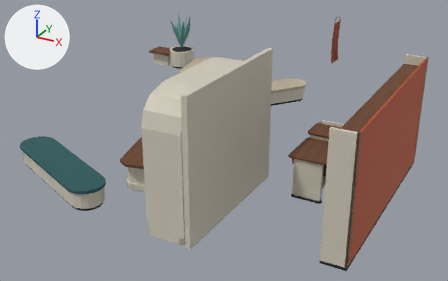
An edit to the glTF model external_packages/shopping_promenade_20261009/exports/SHOP_D09_P72_A106__fitout.glb, drawn before and after from the same camera.
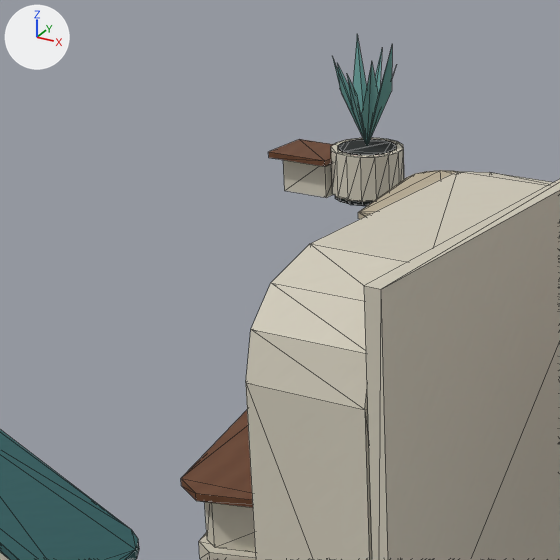
Each version is shown whole from a camera (50 mm lens) standing at (7.83, -13.26, 6.46) and looking at (0.74, -0.36, 0.01), then close up on the part from 13% to 55% of the width and 0% to 66% of the height. The lights are fixed; the arrows at upper left show +X, +Y and +Z. The older version's two pictures come first. The close-ups show mesh edges as thin lines. Vertices at exactly the same position are counted once.

Names of what the first close-up shows: 'SHOP_D09_P72_A106__fitout__dark_rubber', 'SHOP_D09_P72_A106__fitout__ivory_enamel', 'SHOP_D09_P72_A106__fitout__oatmeal_weave', 'SHOP_D09_P72_A106__fitout__quiet_teal', 'SHOP_D09_P72_A106__fitout__teal_weave', 'SHOP_D09_P72_A106__fitout__warm_walnut'.
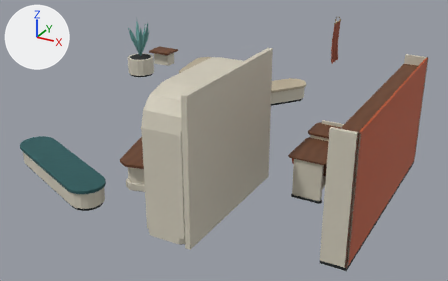
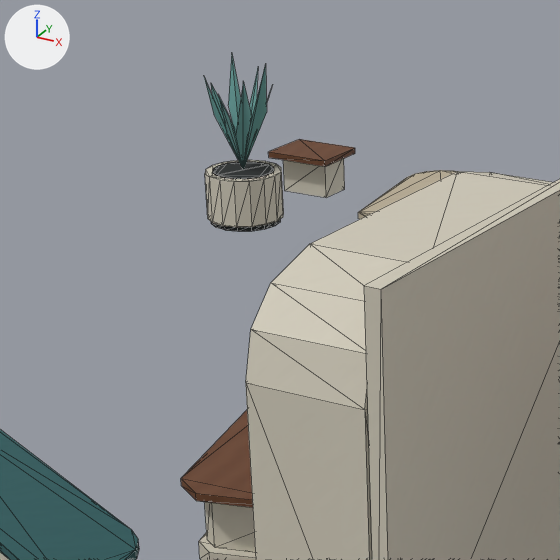
The change in detail:
me_shop_d09_p72_a106__fitout__dark_rubber is used by ob_shop_d09_p72_a106__fitout__dark_rubber; location (0.0, 0.0, 0.0).
me_shop_d09_p72_a106__fitout__dark_rubber had 272 vertices, 488 faces and spanned x -4.2..5.35, y -5.0..5.2, z 0.0..2.49.
me_shop_d09_p72_a106__fitout__dark_rubber now has 272 vertices, 488 faces and spans x -4.9..5.35, y -5.0..4.62, z 0.0..2.49.
me_shop_d09_p72_a106__fitout__dark_rubber part 1: the loose piece of 32 vertices spanning x -4.2..-3.4, y 4.4..5.2, z 0.0..0.06 is moved by (-0.7, -1.5, 0.0).
me_shop_d09_p72_a106__fitout__dark_rubber part 2: the loose piece of 32 vertices spanning x -4.15..-3.45, y 4.45..5.15, z 0.56..0.6 is moved by (-0.7, -1.5, 0.0).
me_shop_d09_p72_a106__fitout__ivory_enamel is used by ob_shop_d09_p72_a106__fitout__ivory_enamel; location (0.0, 0.0, 0.0).
me_shop_d09_p72_a106__fitout__ivory_enamel had 348 vertices, 654 faces and spanned x -4.8..5.35, y -5.05..5.24, z 0.0..3.0.
me_shop_d09_p72_a106__fitout__ivory_enamel now has 348 vertices, 654 faces and spans x -4.93..5.35, y -5.05..4.9, z 0.0..3.0.
me_shop_d09_p72_a106__fitout__ivory_enamel part 3: the loose piece of 32 vertices spanning x -4.24..-3.37, y 4.36..5.24, z 0.06..0.59 is moved by (-0.7, -1.5, 0.0).
me_shop_d09_p72_a106__fitout__quiet_teal is used by ob_shop_d09_p72_a106__fitout__quiet_teal; location (0.0, 0.0, 0.0).
me_shop_d09_p72_a106__fitout__quiet_teal had 25 vertices, 16 faces and spanned x -4.18..-3.42, y 4.42..5.18, z 0.6..1.85.
me_shop_d09_p72_a106__fitout__quiet_teal now has 25 vertices, 16 faces and spans x -4.88..-4.12, y 2.92..3.68, z 0.6..1.85.
me_shop_d09_p72_a106__fitout__quiet_teal part 4: the whole mesh is moved by (-0.7, -1.5, 0.0).

Boxes (x1, y1, x2, y2) around the edits, measured in the close-ups (560 x 560 px; the box of a moved part takes in the faces that stretch with it):
'SHOP_D09_P72_A106__fitout__ivory_enamel', reshaped: before (0, 138, 560, 560); after (0, 158, 560, 560)
'SHOP_D09_P72_A106__fitout__quiet_teal', moved: before (333, 36, 392, 146); after (204, 56, 271, 169)
'SHOP_D09_P72_A106__fitout__dark_rubber', reshaped: before (335, 139, 397, 206); after (211, 161, 281, 231)
part 1 of me_shop_d09_p72_a106__fitout__dark_rubber, moved or reshaped: before (335, 196, 373, 206); after (211, 219, 281, 231)
part 2 of me_shop_d09_p72_a106__fitout__dark_rubber, moved or reshaped: before (338, 139, 397, 155); after (212, 161, 274, 179)
part 3 of me_shop_d09_p72_a106__fitout__ivory_enamel, moved or reshaped: before (331, 138, 404, 202); after (205, 160, 284, 227)
